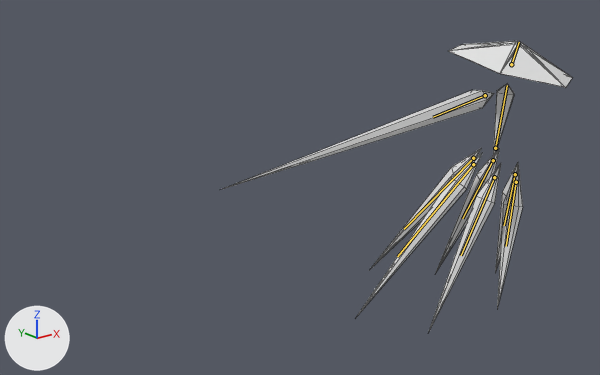
Renders of the Blender file Enemies/Clarity.blend from each side of a commit.
One viewpoint serves both versions: a 50 mm lens placed at (-68.2, -52.8, 26.4), pointed at (-22.5, 4.4, 3.5). Arrows for +X, +Y and +Z are at lower left; the lights stay in place. The older version comes first. Both versions are drawn at frame 170 of the action 'DoubleSliceLeftDelayed'; the numbers are the values there. The bones that bend it are drawn over the model as lines. Mesh edges are drawn as thin lines.

Objects in the first picture: 'Arm', 'BackLeft', 'BackRight', 'Center', 'FrontRight', 'Hat', 'MiddleLeft', 'MiddleRight' and 1 more.
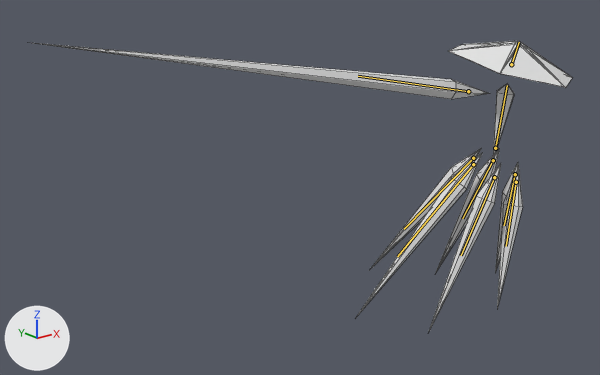
Location of each change, (x1, y1, x2, y2) in pixels of the pictures (600 x 375 px):
'Arm', posed (68% wider, 43% shorter): before (223, 90, 494, 189); after (34, 43, 490, 99)
bone 'Arm', root to tip: before (485, 95) to (433, 117); after (468, 91) to (358, 76)

The change in detail:
Bone 'Arm' (bone_arm) moves from (1.14, -0.61, -0.09) to (1.18, -0.61, -1.95).
Bone 'Arm' (bone_arm) turns from (-9, -173, -28) to (-28, -9, -33) degrees about its own x, y and z.
